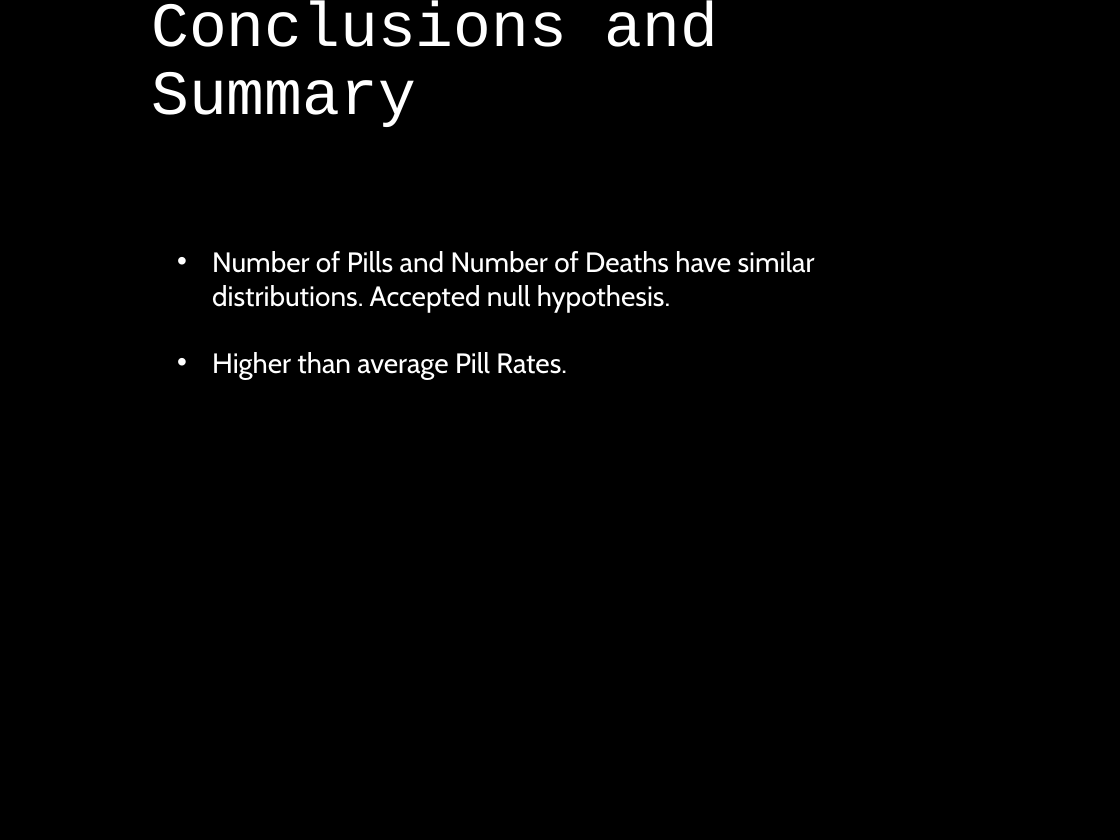
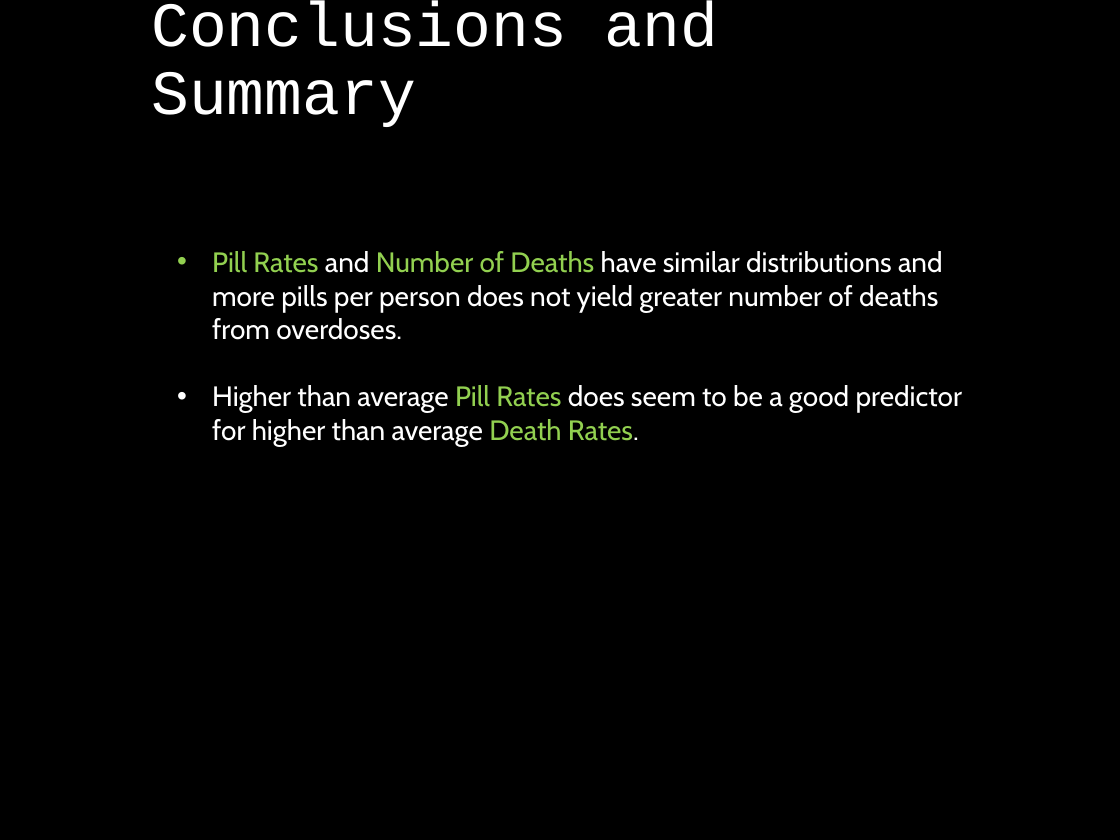
Before and after one commit to davidjaimes/pain-pills-in-the-usa, a slide deck: slide 12 of Prescription Pain Pills.pptx. Drawn at 1120x840 pixels with LibreOffice and Linux fonts; fonts in the diff are those of the drawing. Boxes give left, top, right and bottom in pixels: in the first picture for what was removed or moved away, otherwise in the second. Text is boxed around its words. In the diff, an @@ line names an element or a change of style, - is before the commit and + after.

Commit message:
finish david's conclusions

```diff
--- a/Prescription Pain Pills.pptx
+++ b/Prescription Pain Pills.pptx
@@ text at (212, 251, 962, 446): text changed @@
-• Number of Pills and Number of Deaths have similar distributions. Accepted null hypothesis.
-• Higher than average Pill Rates.
+• Pill Rates and Number of Deaths have similar distributions and more pills per person does not yield greater number of deaths from overdoses.
+• Higher than average Pill Rates does seem to be a good predictor for higher than average Death Rates.
```
Also in this commit, not shown: 1 other slide changed.
